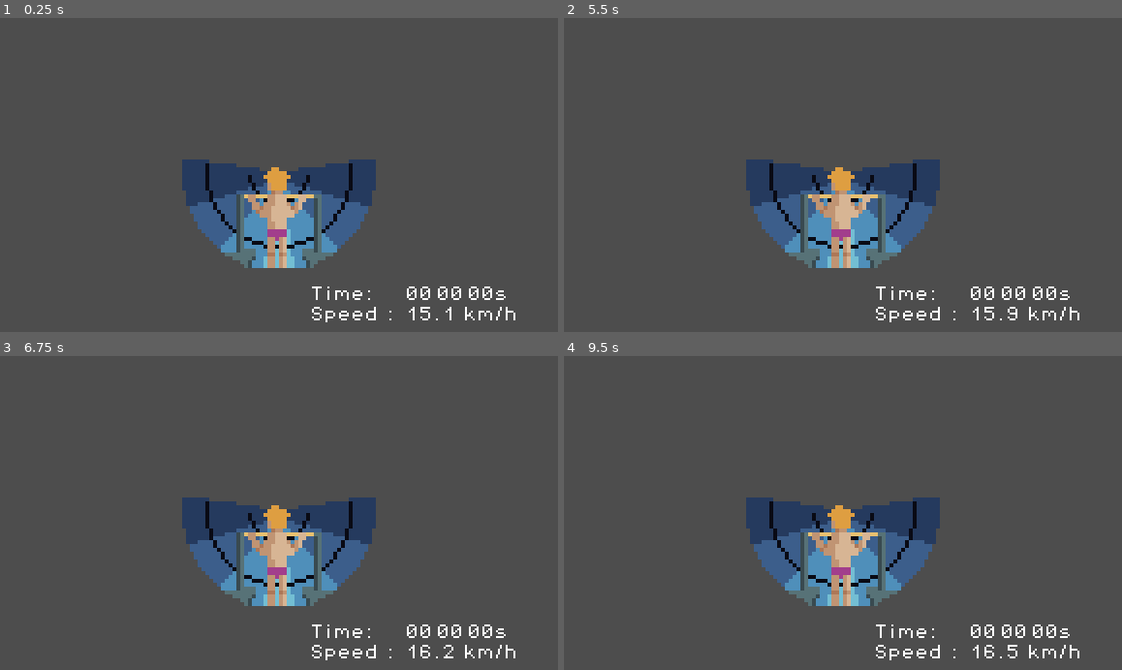
Above: before the commit, frames 1-4 (two rows, left to right).
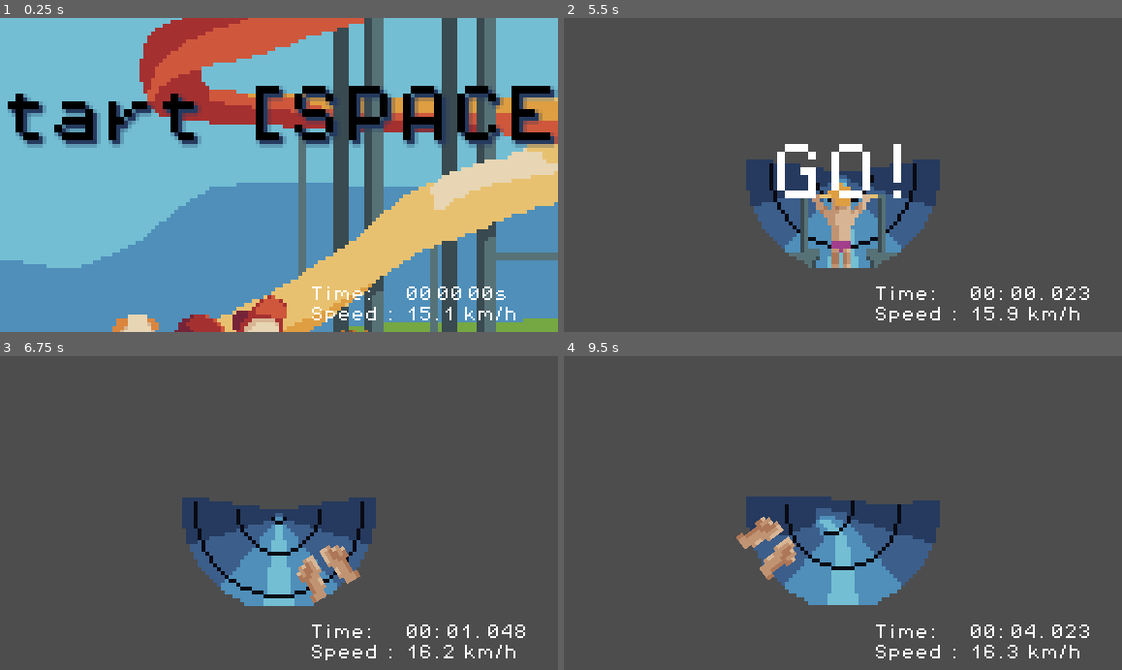
Above: after the commit, the same moments.

Repository: Jin9310/PixelArtJam
Game: Godot game, scene res://Scenes/game.tscn
Same seed, same stepped clock (60 frames per second), same inputs: the game is played once before the commit and once after it.
Inputs:
- Up to frame 1 (0.25 s): no input
- Up to frame 2 (5.5 s): tap Enter at 0.5 s; hold Right (move_right) 0.53-1.28 s; tap Space (press_start) at 0.6, 1.25, 1.35, 2.1, 2.85, 3.6, 4.25, 4.35, 5, 5.1 s; hold Left (move_left) 1.28-2.03 s; hold Right (move_right) 2.03-3.53 s; hold Left (move_left) from 3.53 s (still down)
- Up to frame 3 (6.75 s): release Left (move_left) at 5.78 s; hold Right (move_right) from 5.78 s (still down); tap Space (press_start) at 5.85, 6.6 s
- Up to frame 4 (9.5 s): tap Space (press_start) at 7.35, 8.1, 8.85 s; release Right (move_right) at 8.03 s; hold Left (move_left) from 8.03 s (still down)

The runs differ from the first frame. In frame 1, 93% of the frame differs, in the area x 0-100%, y 0-100%; in frame 2, 2.3%; in frame 3, 4.3%; in frame 4, 5.1%.

Commit message:
new scene and scene changes

Diff:
--- /dev/null
+++ b/Scenes/entry_scene.gd
@@ -0,0 +1,11 @@
+extends Control
+
+
+# Called when the node enters the scene tree for the first time.
+func _ready():
+	pass # Replace with function body.
+
+
+# Called every frame. 'delta' is the elapsed time since the previous frame.
+func _process(delta):
+	pass
--- /dev/null
+++ b/Scenes/entry_scene.tscn
@@ -0,0 +1,56 @@
+[gd_scene load_steps=4 format=3 uid="uid://dgd600x36pxcf"]
+
+[ext_resource type="Texture2D" uid="uid://m0prpunnc7ts" path="res://Art/main_scene.png" id="1_4f5uo"]
+[ext_resource type="Script" path="res://Scenes/entry_scene.gd" id="1_c4wqr"]
+[ext_resource type="FontFile" uid="uid://c18lhfwxil1yk" path="res://fonts/PixelOperator8.ttf" id="2_cqagh"]
+
+[node name="entry_scene" type="Control"]
+layout_mode = 3
+anchors_preset = 15
+anchor_right = 1.0
+anchor_bottom = 1.0
+grow_horizontal = 2
+grow_vertical = 2
+script = ExtResource("1_c4wqr")
+
+[node name="white_bg" type="ColorRect" parent="."]
+layout_mode = 1
+anchors_preset = 15
+anchor_right = 1.0
+anchor_bottom = 1.0
+grow_horizontal = 2
+grow_vertical = 2
+color = Color(0.921569, 0.929412, 0.913725, 1)
+
+[node name="main_picture" type="TextureRect" parent="."]
+layout_mode = 1
+anchors_preset = 8
+anchor_left = 0.5
+anchor_top = 0.5
+anchor_right = 0.5
+anchor_bottom = 0.5
+offset_left = -195.0
+offset_top = -148.0
+offset_right = 195.0
+offset_bottom = 148.0
+grow_horizontal = 2
+grow_vertical = 2
+texture = ExtResource("1_4f5uo")
+
+[node name="press_start" type="Label" parent="."]
+layout_mode = 1
+anchors_preset = 8
+anchor_left = 0.5
+anchor_top = 0.5
+anchor_right = 0.5
+anchor_bottom = 0.5
+offset_left = -190.0
+offset_top = -11.0
+offset_right = 188.0
+offset_bottom = 12.0
+grow_horizontal = 2
+grow_vertical = 2
+theme_override_colors/font_color = Color(0, 0, 0, 1)
+theme_override_colors/font_shadow_color = Color(0.145098, 0.227451, 0.368627, 1)
+theme_override_fonts/font = ExtResource("2_cqagh")
+text = "- press start [SPACE] button -"
--- a/Scenes/game.tscn
+++ b/Scenes/game.tscn
@@ -1,14 +1,24 @@
-[gd_scene load_steps=4 format=3 uid="uid://cpemyiy6wsitj"]
+[gd_scene load_steps=5 format=3 uid="uid://cpemyiy6wsitj"]
 
 [ext_resource type="PackedScene" uid="uid://dn4vv12beq3p8" path="res://Scenes/tube.tscn" id="1_gvddc"]
 [ext_resource type="Script" path="res://Scenes/game.gd" id="1_nx7pc"]
 [ext_resource type="PackedScene" uid="uid://dnc7edpsobgrf" path="res://Scenes/player.tscn" id="2_4jci1"]
+[ext_resource type="PackedScene" uid="uid://dgd600x36pxcf" path="res://Scenes/entry_scene.tscn" id="2_cy73l"]
 
 [node name="Game" type="Node2D"]
 script = ExtResource("1_nx7pc")
 
+[node name="entry_scene" parent="." instance=ExtResource("2_cy73l")]
+unique_name_in_owner = true
+offset_left = 294.0
+offset_top = 155.0
+offset_right = 294.0
+offset_bottom = 155.0
+
 [node name="Tube" parent="." instance=ExtResource("1_gvddc")]
+unique_name_in_owner = true
 position = Vector2(288, 162)
 
 [node name="Player" parent="." instance=ExtResource("2_4jci1")]
+unique_name_in_owner = true
 position = Vector2(288, 162)
--- a/Scripts/hud.gd
+++ b/Scripts/hud.gd
@@ -5,6 +5,8 @@
 @onready var speed_txt = %speed_txt
 @onready var countdown = %countdown
 @onready var tube: Node = get_node("/root/Game/Tube")
+@onready var player: Node = get_node("/root/Game/Player")
+@onready var entry_scene: Node = get_node("/root/Game/entry_scene")
 
 var race_has_started: bool = false
 
@@ -15,10 +17,17 @@
 
 var time_of_the_lap: float = 0
 
+var in_game: bool = false # means that player is in game screen waiting for start
+var game_started: bool = false # means that the SPACE has been pressed and game started
+
 func _ready():
 	tube.connect("race_start", race_start)
 	tube.connect("stop_time", stop)
 	tube.connect("final_score", final_score)
+
+	tube.visible = false
+	player.visible = false
+	entry_scene.visible = true
 
 func _process(delta):
 	if race_has_started:
@@ -29,6 +38,9 @@
 		%minutes.text = "%02d:" % minutes
 		%seconds.text = "%02d." % seconds
 		%milisec.text = "%03d" % msec
+
+	if Input.is_action_just_pressed("press_start"):
+		scene_switch()
 
 func race_start():
 	race_has_started = true
@@ -56,3 +68,9 @@
 	%timers.visible = false
 	%end_game_stats.visible = true
 	%final_time.text = "%02d:" % minutes + "%02d." % seconds + "%03d" % msec
+
+func scene_switch():
+	tube.visible = true
+	player.visible = true
+	entry_scene.visible = false
+	in_game = true
--- a/Scripts/tube.gd
+++ b/Scripts/tube.gd
@@ -37,6 +37,7 @@
 
 var run_ended: bool = false
 
+
 func _ready():
 	Hud.speed_txt.text = "0 km/h"
 	hud.connect("reset_game", reset_game)
@@ -55,8 +56,9 @@
 	if animation_count == 10: #condition for end of the game
 		end_of_run()
 
-	if Input.is_action_just_pressed("press_start"): #pressing the SPACE starts the countdown
+	if Input.is_action_just_pressed("press_start") && Hud.in_game == true && Hud.game_started != true: #pressing the SPACE starts the countdown
 		countdown = 4
+		Hud.game_started = true
 		%Timer.start()
 
 
@@ -175,6 +177,7 @@
 	number_of_straights = 0
 	speed = speed_base
 	Hud.speed_txt.text = "00 km/h"
+	Hud.game_started = false
 
 
 func straight_zone_speed(): #turn on speed and slow zones for straight tube
Binary file changed: Art/SourceFiles/Sketch.aseprite
Binary file added: Art/main_scene.ase
Binary file added: Art/main_scene.png
Not shown, added: Art/main_scene.png.import
